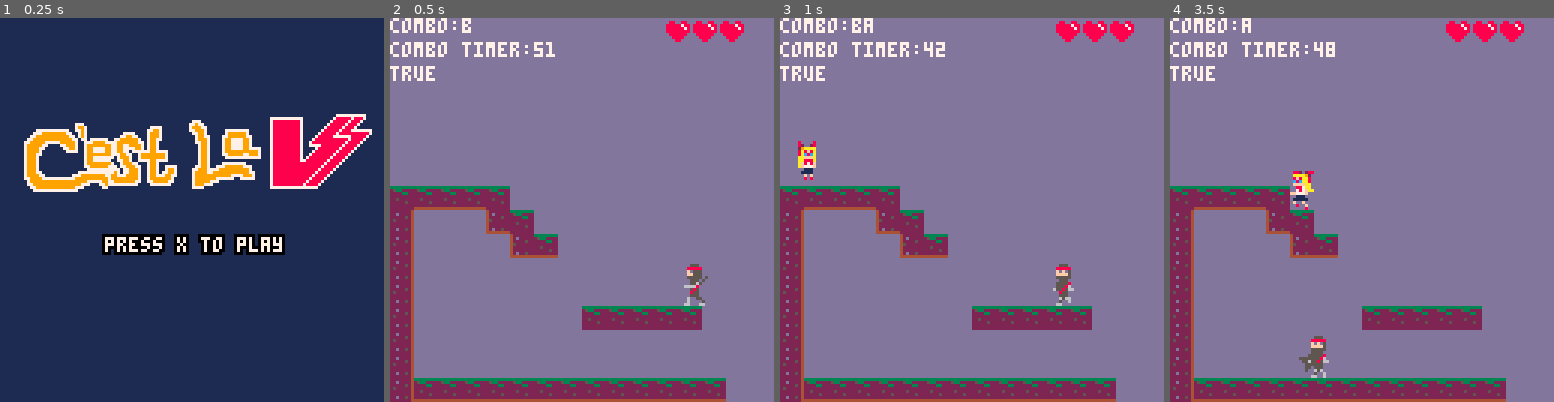
Above: before the commit, frames 1-4 (left to right).
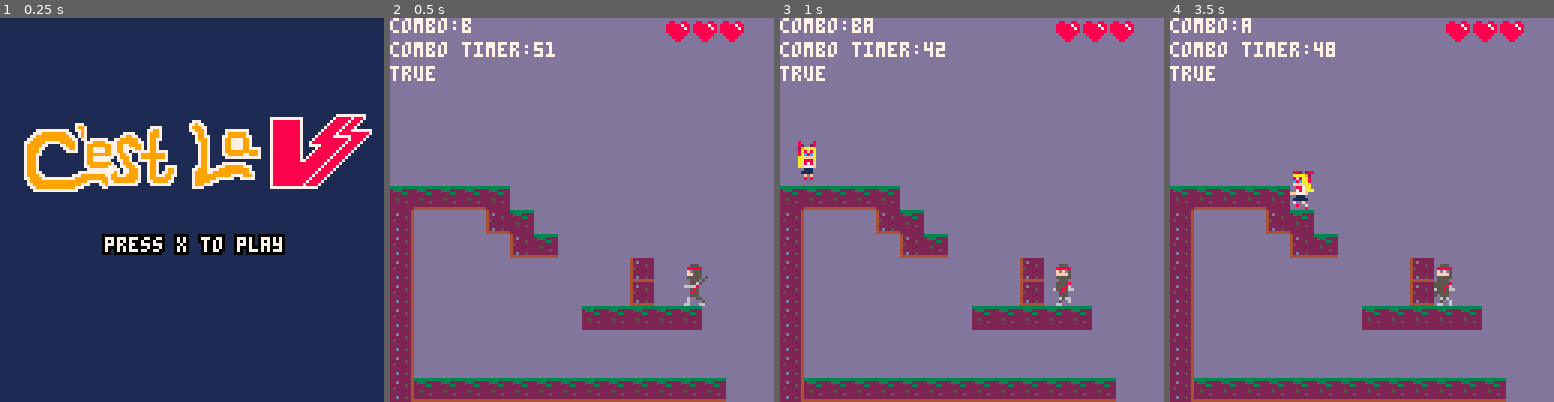
Above: after the commit, the same moments.

Repository: MarkNickerson/SailorV
Game: PICO-8 cartridge sailorv.p8
The game is run twice, just before and just after one commit, with the same random seed, the same clock (stepped at 60 frames per second) and the same inputs.
Inputs:
- Up to frame 1 (0.25 s): no input
- Up to frame 2 (0.5 s): tap X (X key) at 0.33 s
- Up to frame 3 (1 s): tap O (Z key) at 0.7 s
- Up to frame 4 (3.5 s): tap X (X key) at 1.07, 1.85, 2.97 s; hold Right 1.6-2.1 s; tap O (Z key) every 0.4 s from 1.7 to 3.3 s; hold Up 2.15-2.42 s; hold Right 2.47-3.03 s; hold Left from 3.08 s (still down)

Frame 1 is identical in both runs. In frame 2, 0.8% of the frame differs, in the area x 62-69%, y 62-75%; in frame 3, 0.8%; in frame 4, 1.6%, in the area x 33-75%, y 62-94%.

Commit message:
Fixed some punching bugs

Diff:
--- a/sailorv.p8
+++ b/sailorv.p8
@@ -70,9 +70,21 @@
    end
 
   if actor.flp == true then
+    if player.x == 0 or player.x-4 <= 0  or (solid(player.x, player.y-0.5)) then
+      player.x = player.x
+    else
   	player.x -= 4
-  else player.x += 4
-  end
+  end
+  else
+    if (solid(player.x+4, player.y-0.5)) then
+      player.x = player.x
+    else
+    player.x += 4
+    end
+  end
+
+  obs_collision(allninjas, player)
+
 end
 
 
@@ -225,14 +237,26 @@
   end
 end
 
-function obs_collision(obj)
-  for f in all(obj) do
-    if((f.y <= player.y) and (f.y >= player.y-16)) and ((f.x <= player.x+3) and (f.x >= player.x-3)) then
-      del(obj, f)
+function obs_collision(obj1, obj2)
+  for f in all(obj1) do
+    if obj1.tag == 3 then
+      if((f.y <= obj2.y) and (f.y >= obj2.y-16)) and ((f.x <= obj2.x+3) and (f.x >= obj2.x-3)) then
+
+        del(obj1, f)
+        if obj2.hearts > 0 then
+          obj2.hearts -= 1
+        end
+      end
+    elseif obj1.tag == 2 then
+      if((f.y <= obj2.y+32) and (f.y >= obj2.y-32)) and ((f.x <= obj2.x+23) and (f.x >= obj2.x-23)) then
+
+        del(obj1, f)
+      end
+    end
       --sound effect
-      player.hearts -= 1
-    end
-    if (f.x<=0) del(obj, f)
+
+
+    if (f.x<=0) del(obj1, f)
   end
 end
 
@@ -344,7 +368,9 @@
 
 
 ------------------------------------------------ enemies
-shuriken = {}
+shuriken = {
+  tag = 3
+}
 function update_shuriken(obj)
 	if(t % 6 == 0) then
     if solid(obj.x, obj.y) then
@@ -352,7 +378,7 @@
       obj.flip = false
     else
       obj.x -= 8 * obj.dx
-      obs_collision(shuriken)
+      obs_collision(shuriken, player)
     end
 		if(obj.flip == true) then
 			obj.flip = false
@@ -386,7 +412,7 @@
     y=y,                 -- y position
     dx=0,
     dy=0,
-    max_dx=1,             -- max x speed
+    max_dx=.2,             -- max x speed
     p_speed=0.05,         -- acceleration force
     drag=0.02,            -- drag force
     gravity=0.15,         -- gravity
@@ -397,6 +423,7 @@
     is_walking = true,
     throw_mod = 200,
     throw_timer = 0,
+    hearts = 5,
 
     walk=function(self)
       if(self.is_walking) then
@@ -772,8 +799,8 @@
 2322222223000000000000000000000000000000000000000000000000000000000000000000000000000000000000000000000000000000000000000000000000000000000000000000000000000000000000000000000000000000000000000000000000000000000000000000000000000000000000000000000000000000
 2100000020230000000000000000000000000000000000000000000000000000000000000000000000000000000000000000000000000000000000000000000000000000000000000000000000000000000000000000000000000000000000000000000000000000000000000000000000000000000000000000000000000000
 2100000000202200000000000000000000000000000000000000000000000000000000000000000000000000000000000000000000000000000000000000000000000000000000000000000000000000000000000000000000000000000000000000000000000000000000000000000000000000000000000000000000000000
-2100000000000000000000000000000000000000000000000000000000000000000000000000000000000000000000000000000000000000000000000000000000000000000000000000000000000000000000000000000000000000000000000000000000000000000000000000000000000000000000000000000000000000
-2100000000000000000000000000000000000000000000000000000000000000000000000000000000000000000000000000000000000000000000000000000000000000000000000000000000000000000000000000000000000000000000000000000000000000000000000000000000000000000000000000000000000000
+2100000000000000000020000000000000000000000000000000000000000000000000000000000000000000000000000000000000000000000000000000000000000000000000000000000000000000000000000000000000000000000000000000000000000000000000000000000000000000000000000000000000000000
+2100000000000000000020000000000000000000000000000000000000000000000000000000000000000000000000000000000000000000000000000000000000000000000000000000000000000000000000000000000000000000000000000000000000000000000000000000000000000000000000000000000000000000
 2100000000000000232323232300000000000000000000000000000000000000000000000000000000000000000000000000000000000000000000000000000000000000000000000000000000000000000000000000000000000000000000000000000000000000000000000000000000000000000000000000000000000000
 2100000000000000000000000000000000000000000000000000000000000000000000000000000000000000000000000000000000000000000000000000000000000000000000000000000000000000000000000000000000000000000000000000000000000000000000000000000000000000000000000000000000000000
 2100000000300000000000000000000000000000000000000000000000000000000000000000000000000000000000000000000000000000000000000000000000000000000000000000000000000000000000000000000000000000000000000000000000000000000000000000000000000000000000000000000000000000
